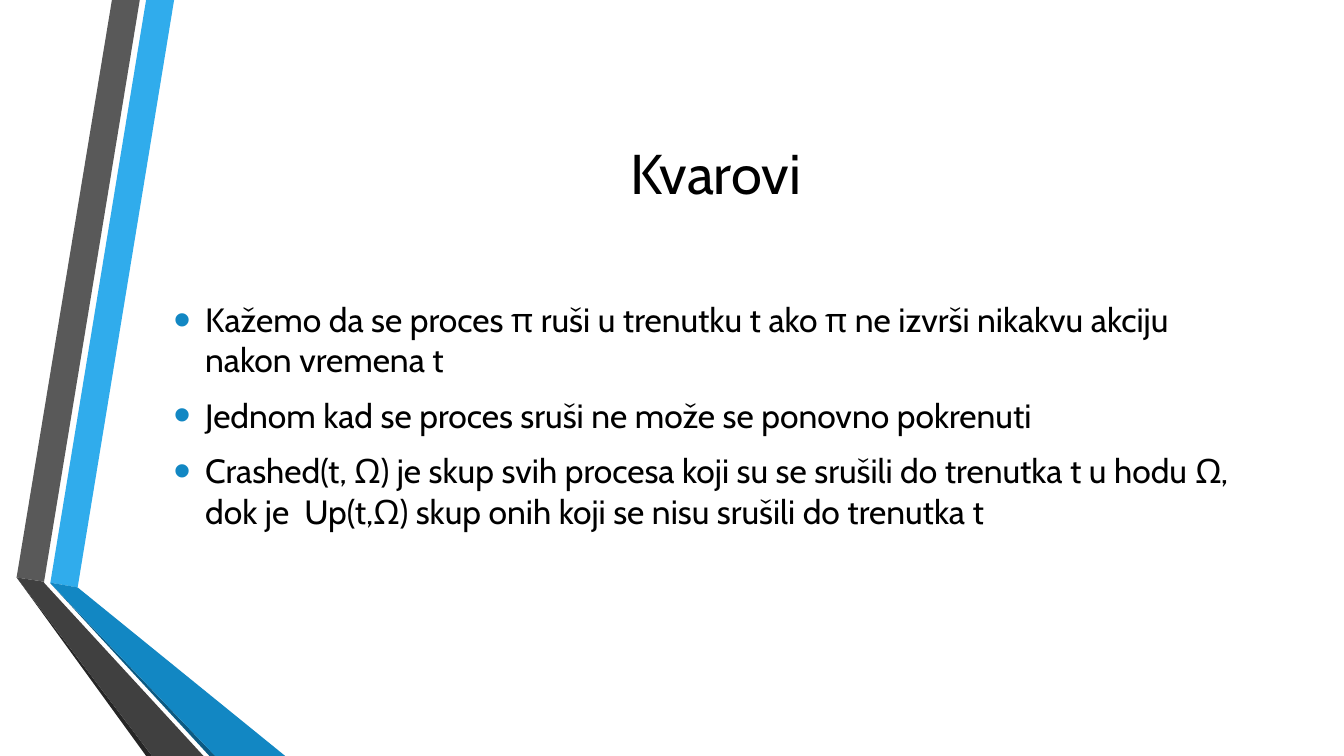
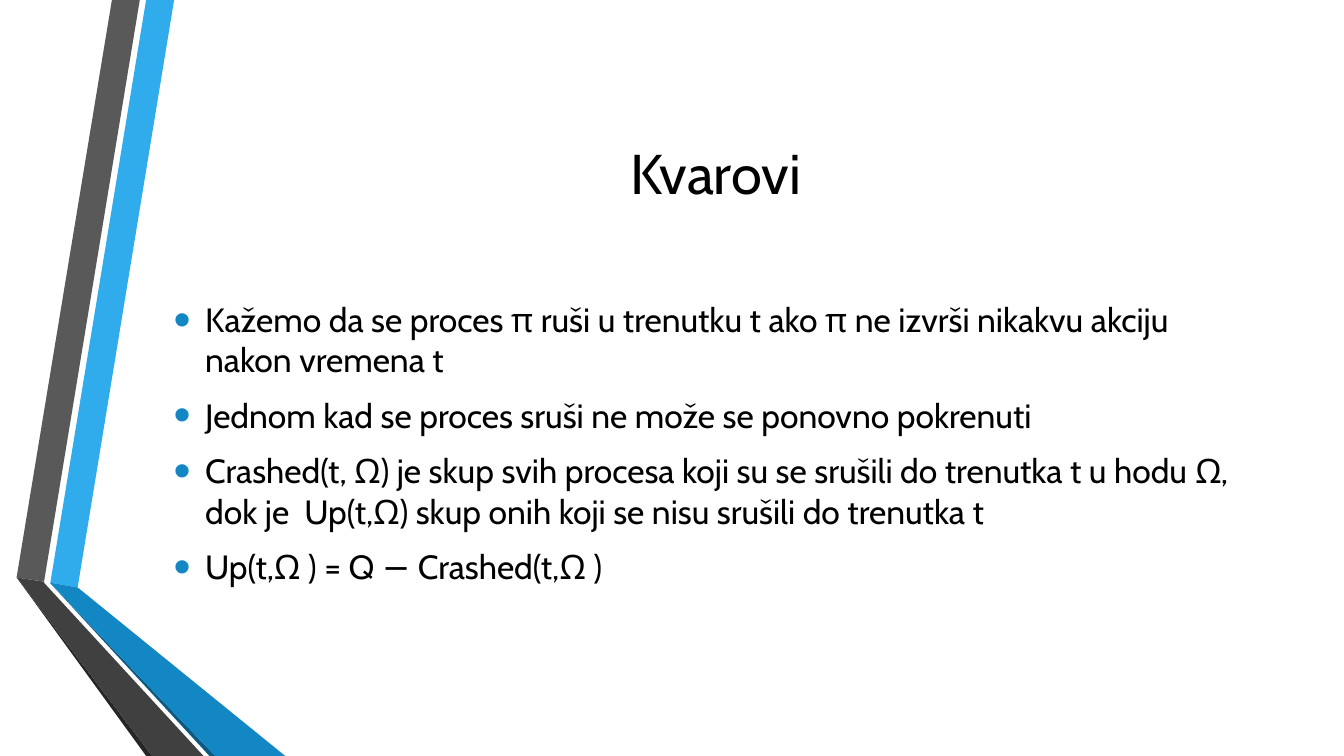
Before and after one commit to VidJoha/Distribuirani, a slide deck: slide 6 of Distribuirani procesi(1).pptx. Drawn at 1344x756 pixels with LibreOffice and Linux fonts; fonts in the diff are those of the drawing; background and template pictures are left out. Boxes give left, top, right and bottom in pixels: in the first picture for what was removed or moved away, otherwise in the second. Text is boxed around its words. In the diff, an @@ line names an element or a change of style, - is before the commit and + after.

```diff
--- a/Distribuirani procesi(1).pptx
+++ b/Distribuirani procesi(1).pptx
@@ text at [205,553,586,587]: paragraph added @@
+• Up(t,Ω ) = Q − Crashed(t,Ω )
```
Also in this commit, not shown: 6 slides added.
